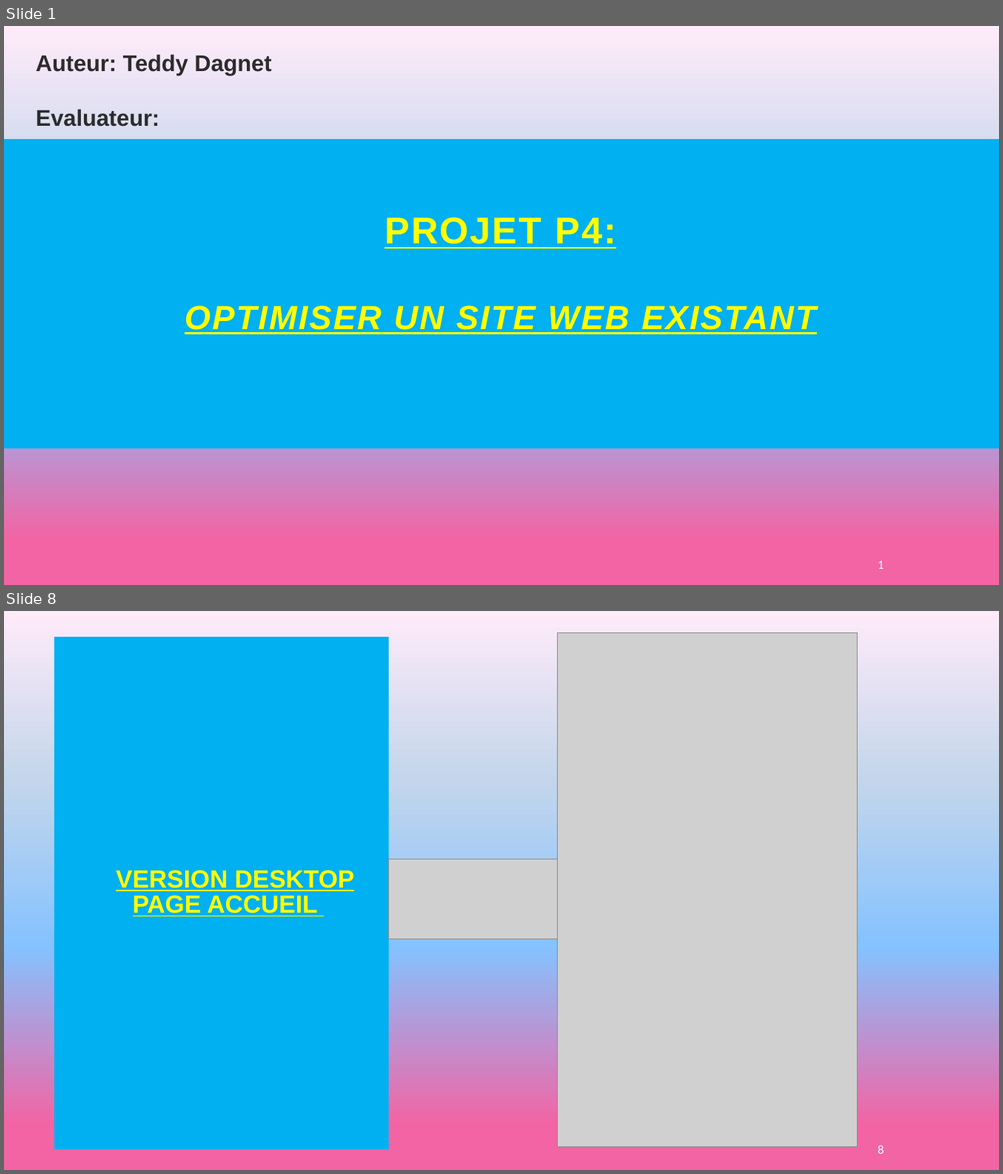
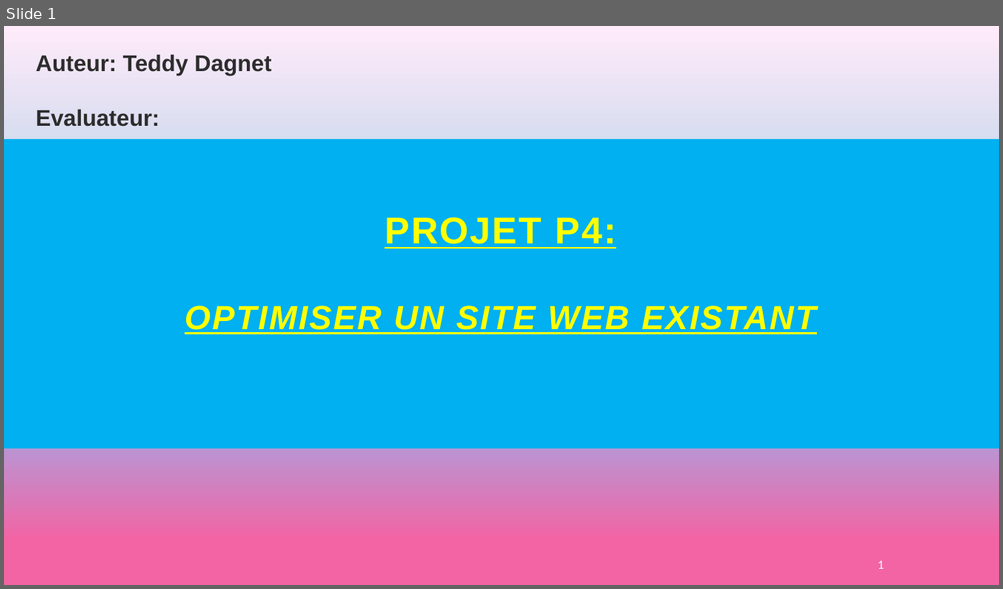
Before and after one commit to teddydagnet/projet-4, a slide deck: documents/audit/Présentation P4.pptx. Shown one above the other, each under a label of ours: slides 1 and 8 before the commit, slide 1 after it; the slides between them are not shown. The pictures are 1003x1174 and 1003x589 pixels, drawn with LibreOffice and Linux fonts; fonts in the diff are those of the drawing; grey boxes stand for pictures. Boxes give left, top, right and bottom in pixels: in the first picture for what was removed or moved away, otherwise in the second. Text is boxed around its words. In the diff, an @@ line names an element or a change of style, - is before the commit and + after.

```diff
--- a/documents/audit/Présentation P4.pptx
+++ b/documents/audit/Présentation P4.pptx
@@ slide 8 removed at (4,611,999,1170), background gradient #F264A4 to #85C2FF to #C4D6EB to #FFEBFA @@
@@ picture removed at (558,632,856,1147) @@
@@ title removed at (54,636,388,1150) @@
-VERSION DESKTOP
-PAGE ACCUEIL
@@ picture removed at (389,860,558,940) @@
@@ page number removed at (877,1145,883,1154) @@
-8
```
Also in this commit, not shown: 6 slides changed, 7 slides added, 9 other slides removed, 10 other files.
